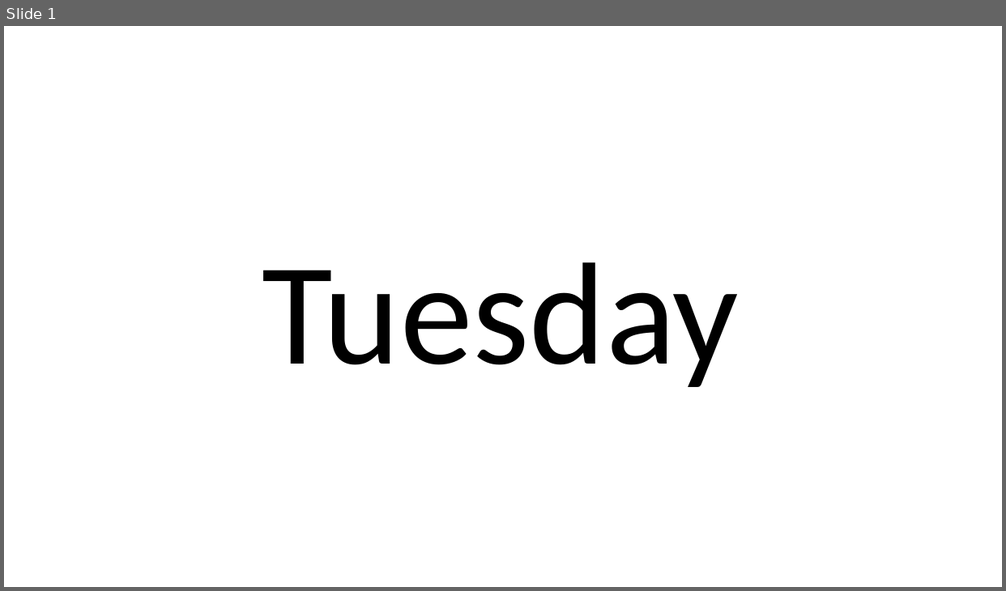
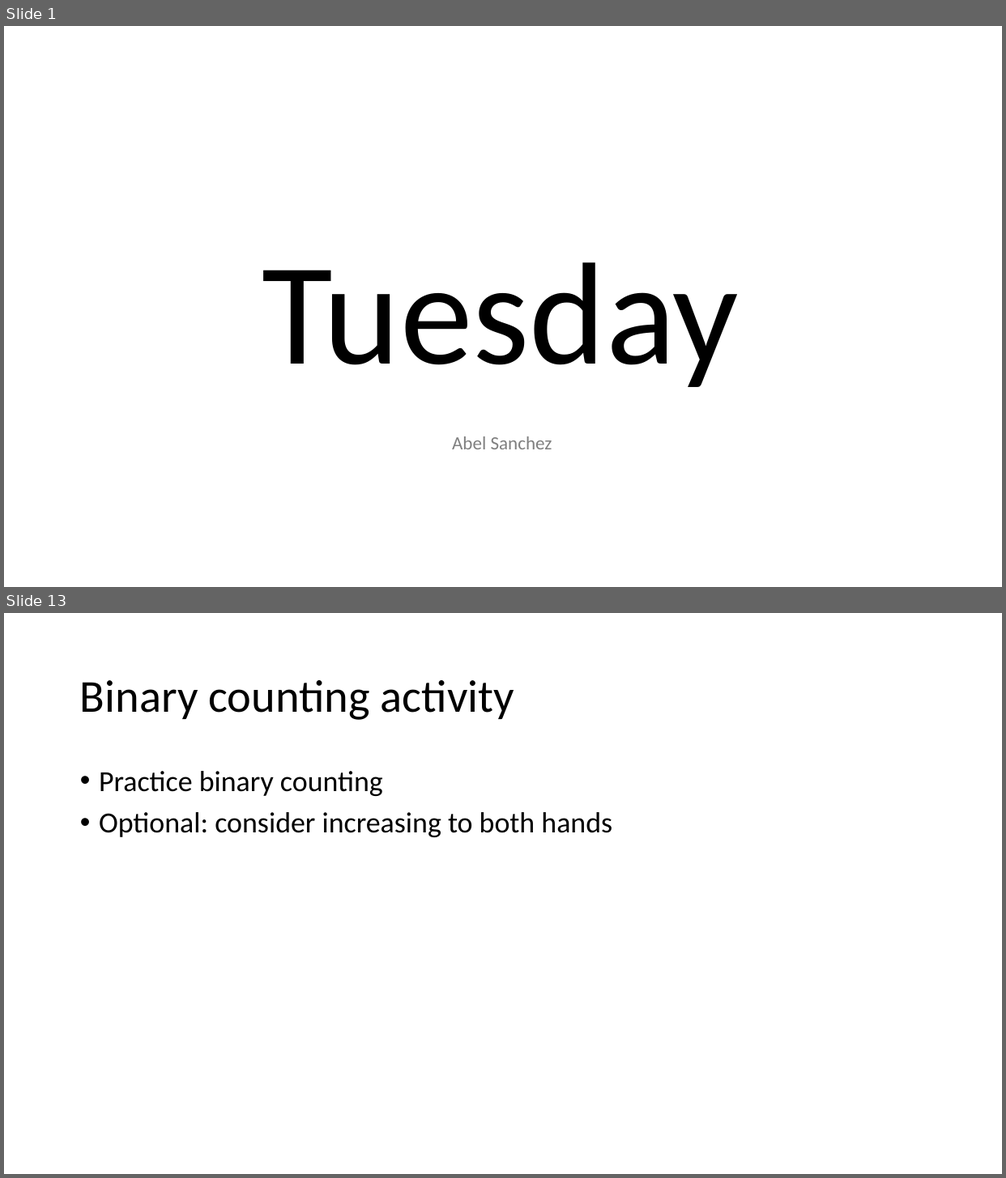
Before and after one commit to heaps/workshop, a slide deck: 02_tuesday/tuesday.pptx. Shown one above the other, each under a label of ours: slide 1 before the commit, slides 1 and 13 after it; the slides between them are not shown. The pictures are 1006x591 and 1006x1178 pixels, drawn with LibreOffice and Linux fonts; fonts in the diff are those of the drawing. Boxes give left, top, right and bottom in pixels: in the first picture for what was removed or moved away, otherwise in the second. Text is boxed around its words. In the diff, an @@ line names an element or a change of style, - is before the commit and + after.

```diff
--- a/02_tuesday/tuesday.pptx
+++ b/02_tuesday/tuesday.pptx
@@ slide 13 added at (4, 613, 1002, 1174), background #FFFFFF @@
@@ title added at (80, 680, 514, 720), 44 pt, text #000000 @@
+Binary counting activity
@@ text added at (99, 771, 612, 837), 28 pt, text #000000 @@
+• Practice binary counting
+• Optional: consider increasing to both hands
@@ slide 1 changed as well @@
@@ text added at (452, 437, 552, 450), 18 pt, text #808080 @@
+Abel Sanchez
```
Also in this commit, not shown: 28 other slides added, 16 other files.
